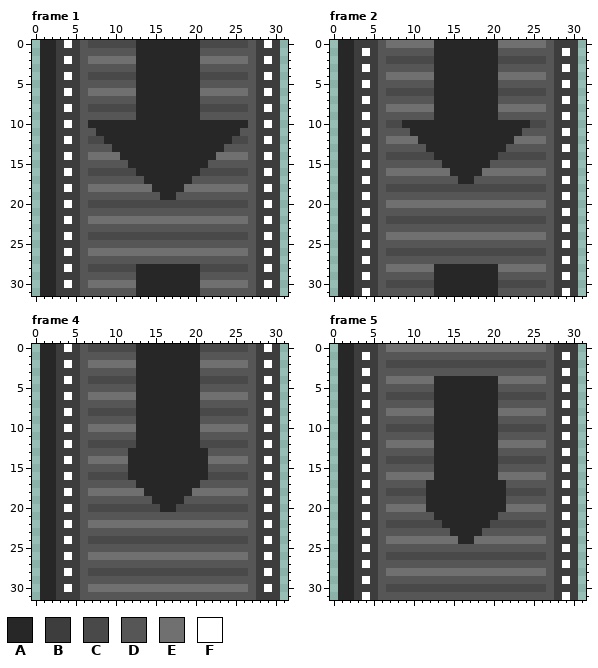
Edited in one commit: pixel-art file (Assets/Sprites/Conveyors/down conv.aseprite). Above is the file before it was changed.
32x32 pixels, 10 frames. Shown: frame 1, frame 2, frame 4, frame 5. The commit also changed other frames, which this record leaves out.
Visible layers, top first: "Layer 7", "Layer 6".
Palette (. is transparent): A #272727  B #3d3d3d  C #494949  D #565656  E #707070  F #ffffff
Pixels before, frame 1, first column x 1:
 0 AABFBDCCCCCCAAAAAAAACCCCCCDBFB
 1 AABBBDDDDDDDAAAAAAAADDDDDDDBBB
 2 AABFBDEEEEEEAAAAAAAAEEEEEEDBFB
 3 AABBBDDDDDDDAAAAAAAADDDDDDDBBB
 4 AABFBDCCCCCCAAAAAAAACCCCCCDBFB
 5 AABBBDDDDDDDAAAAAAAADDDDDDDBBB
 6 AABFBDEEEEEEAAAAAAAAEEEEEEDBFB
 7 AABBBDDDDDDDAAAAAAAADDDDDDDBBB
 8 AABFBDCCCCCCAAAAAAAACCCCCCDBFB
 9 AABBBDDDDDDDAAAAAAAADDDDDDDBBB
10 AABFBDAAAAAAAAAAAAAAAAAAAADBFB
11 AABBBDDAAAAAAAAAAAAAAAAAADDBBB
12 AABFBDCCAAAAAAAAAAAAAAAACCDBFB
13 AABBBDDDDAAAAAAAAAAAAAADDDDBBB
14 AABFBDEEEEAAAAAAAAAAAAEEEEDBFB
15 AABBBDDDDDDAAAAAAAAAADDDDDDBBB
16 AABFBDCCCCCCAAAAAAAACCCCCCDBFB
17 AABBBDDDDDDDDAAAAAADDDDDDDDBBB
18 AABFBDEEEEEEEEAAAAEEEEEEEEDBFB
19 AABBBDDDDDDDDDDAADDDDDDDDDDBBB
20 AABFBDCCCCCCCCCCCCCCCCCCCCDBFB
21 AABBBDDDDDDDDDDDDDDDDDDDDDDBBB
22 AABFBDEEEEEEEEEEEEEEEEEEEEDBFB
23 AABBBDDDDDDDDDDDDDDDDDDDDDDBBB
24 AABFBDCCCCCCCCCCCCCCCCCCCCDBFB
25 AABBBDDDDDDDDDDDDDDDDDDDDDDBBB
26 AABFBDEEEEEEEEEEEEEEEEEEEEDBFB
27 AABBBDDDDDDDDDDDDDDDDDDDDDDBBB
28 AABFBDCCCCCCAAAAAAAACCCCCCDBFB
29 AABBBDDDDDDDAAAAAAAADDDDDDDBBB
30 AABFBDEEEEEEAAAAAAAAEEEEEEDBFB
31 AABBBDDDDDDDAAAAAAAADDDDDDDBBB
Pixels before, frame 2, first column x 1:
 0 AABBBDEEEEEEAAAAAAAAEEEEEEDBBB
 1 AABFBDDDDDDDAAAAAAAADDDDDDDBFB
 2 AABBBDCCCCCCAAAAAAAACCCCCCDBBB
 3 AABFBDDDDDDDAAAAAAAADDDDDDDBFB
 4 AABBBDEEEEEEAAAAAAAAEEEEEEDBBB
 5 AABFBDDDDDDDAAAAAAAADDDDDDDBFB
 6 AABBBDCCCCCCAAAAAAAACCCCCCDBBB
 7 AABFBDDDDDDDAAAAAAAADDDDDDDBFB
 8 AABBBDEEEEEEAAAAAAAAEEEEEEDBBB
 9 AABFBDDDDDDDAAAAAAAADDDDDDDBFB
10 AABBBDCCAAAAAAAAAAAAAAAACCDBBB
11 AABFBDDDDAAAAAAAAAAAAAADDDDBFB
12 AABBBDEEEEAAAAAAAAAAAAEEEEDBBB
13 AABFBDDDDDDAAAAAAAAAADDDDDDBFB
14 AABBBDCCCCCCAAAAAAAACCCCCCDBBB
15 AABFBDDDDDDDDAAAAAADDDDDDDDBFB
16 AABBBDEEEEEEEEAAAAEEEEEEEEDBBB
17 AABFBDDDDDDDDDDAADDDDDDDDDDBFB
18 AABBBDCCCCCCCCCCCCCCCCCCCCDBBB
19 AABFBDDDDDDDDDDDDDDDDDDDDDDBFB
20 AABBBDEEEEEEEEEEEEEEEEEEEEDBBB
21 AABFBDDDDDDDDDDDDDDDDDDDDDDBFB
22 AABBBDCCCCCCCCCCCCCCCCCCCCDBBB
23 AABFBDDDDDDDDDDDDDDDDDDDDDDBFB
24 AABBBDEEEEEEEEEEEEEEEEEEEEDBBB
25 AABFBDDDDDDDDDDDDDDDDDDDDDDBFB
26 AABBBDCCCCCCCCCCCCCCCCCCCCDBBB
27 AABFBDDDDDDDDDDDDDDDDDDDDDDBFB
28 AABBBDEEEEEEAAAAAAAAEEEEEEDBBB
29 AABFBDDDDDDDAAAAAAAADDDDDDDBFB
30 AABBBDCCCCCCAAAAAAAACCCCCCDBBB
31 AABFBDDDDDDDAAAAAAAADDDDDDDBFB
Pixels before, frame 4, first column x 1:
 0 AABFBDCCCCCCAAAAAAAACCCCCCDBFB
 1 AABBBDDDDDDDAAAAAAAADDDDDDDBBB
 2 AABFBDEEEEEEAAAAAAAAEEEEEEDBFB
 3 AABBBDDDDDDDAAAAAAAADDDDDDDBBB
 4 AABFBDCCCCCCAAAAAAAACCCCCCDBFB
 5 AABBBDDDDDDDAAAAAAAADDDDDDDBBB
 6 AABFBDEEEEEEAAAAAAAAEEEEEEDBFB
 7 AABBBDDDDDDDAAAAAAAADDDDDDDBBB
 8 AABFBDCCCCCCAAAAAAAACCCCCCDBFB
 9 AABBBDDDDDDDAAAAAAAADDDDDDDBBB
10 AABFBDEEEEEEAAAAAAAAEEEEEEDBFB
11 AABBBDDDDDDDAAAAAAAADDDDDDDBBB
12 AABFBDCCCCCCAAAAAAAACCCCCCDBFB
13 AABBBDDDDDDAAAAAAAAAADDDDDDBBB
14 AABFBDEEEEEAAAAAAAAAAEEEEEDBFB
15 AABBBDDDDDDAAAAAAAAAADDDDDDBBB
16 AABFBDCCCCCAAAAAAAAAACCCCCDBFB
17 AABBBDDDDDDDAAAAAAAADDDDDDDBBB
18 AABFBDEEEEEEEAAAAAAEEEEEEEDBFB
19 AABBBDDDDDDDDDAAAADDDDDDDDDBBB
20 AABFBDCCCCCCCCCAACCCCCCCCCDBFB
21 AABBBDDDDDDDDDDDDDDDDDDDDDDBBB
22 AABFBDEEEEEEEEEEEEEEEEEEEEDBFB
23 AABBBDDDDDDDDDDDDDDDDDDDDDDBBB
24 AABFBDCCCCCCCCCCCCCCCCCCCCDBFB
25 AABBBDDDDDDDDDDDDDDDDDDDDDDBBB
26 AABFBDEEEEEEEEEEEEEEEEEEEEDBFB
27 AABBBDDDDDDDDDDDDDDDDDDDDDDBBB
28 AABFBDCCCCCCCCCCCCCCCCCCCCDBFB
29 AABBBDDDDDDDDDDDDDDDDDDDDDDBBB
30 AABFBDEEEEEEEEEEEEEEEEEEEEDBFB
31 AABBBDDDDDDDDDDDDDDDDDDDDDDBBB
Pixels before, frame 5, first column x 1:
 0 AABBBDEEEEEEEEEEEEEEEEEEEEDBBB
 1 AABFBDDDDDDDDDDDDDDDDDDDDDDBFB
 2 AABBBDCCCCCCCCCCCCCCCCCCCCDBBB
 3 AABFBDDDDDDDDDDDDDDDDDDDDDDBFB
 4 AABBBDEEEEEEAAAAAAAAEEEEEEDBBB
 5 AABFBDDDDDDDAAAAAAAADDDDDDDBFB
 6 AABBBDCCCCCCAAAAAAAACCCCCCDBBB
 7 AABFBDDDDDDDAAAAAAAADDDDDDDBFB
 8 AABBBDEEEEEEAAAAAAAAEEEEEEDBBB
 9 AABFBDDDDDDDAAAAAAAADDDDDDDBFB
10 AABBBDCCCCCCAAAAAAAACCCCCCDBBB
11 AABFBDDDDDDDAAAAAAAADDDDDDDBFB
12 AABBBDEEEEEEAAAAAAAAEEEEEEDBBB
13 AABFBDDDDDDDAAAAAAAADDDDDDDBFB
14 AABBBDCCCCCCAAAAAAAACCCCCCDBBB
15 AABFBDDDDDDDAAAAAAAADDDDDDDBFB
16 AABBBDEEEEEEAAAAAAAAEEEEEEDBBB
17 AABFBDDDDDDAAAAAAAAAADDDDDDBFB
18 AABBBDCCCCCAAAAAAAAAACCCCCDBBB
19 AABFBDDDDDDAAAAAAAAAADDDDDDBFB
20 AABBBDEEEEEAAAAAAAAAAEEEEEDBBB
21 AABFBDDDDDDDAAAAAAAADDDDDDDBFB
22 AABBBDCCCCCCCAAAAAACCCCCCCDBBB
23 AABFBDDDDDDDDDAAAADDDDDDDDDBFB
24 AABBBDEEEEEEEEEAAEEEEEEEEEDBBB
25 AABFBDDDDDDDDDDDDDDDDDDDDDDBFB
26 AABBBDCCCCCCCCCCCCCCCCCCCCDBBB
27 AABFBDDDDDDDDDDDDDDDDDDDDDDBFB
28 AABBBDEEEEEEEEEEEEEEEEEEEEDBBB
29 AABFBDDDDDDDDDDDDDDDDDDDDDDBFB
30 AABBBDCCCCCCCCCCCCCCCCCCCCDBBB
31 AABFBDDDDDDDDDDDDDDDDDDDDDDBFB
The result:
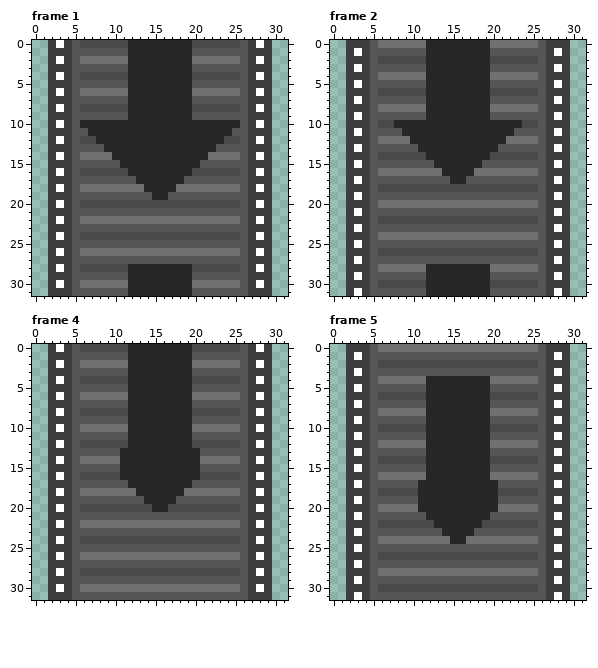
The exact change:
Changed rows in their new state; - is an unchanged pixel.
Frame 1, layers "Layer 7", "Layer 6":
first column x 1:
 0 .BFBDC-----A-------C-----DBFB.
 1 .B--D------A-------D------B--.
 2 .BFBDE-----A-------E-----DBFB.
 3 .B--D------A-------D------B--.
 4 .BFBDC-----A-------C-----DBFB.
 5 .B--D------A-------D------B--.
 6 .BFBDE-----A-------E-----DBFB.
 7 .B--D------A-------D------B--.
 8 .BFBDC-----A-------C-----DBFB.
 9 .B--D------A-------D------B--.
10 .BFBDA-------------------DBFB.
11 .B--D-A-----------------D-B--.
12 .BFBDC-A---------------C-DBFB.
13 .B--D---A-------------D---B--.
14 .BFBDE---A-----------E---DBFB.
15 .B--D-----A---------D-----B--.
16 .BFBDC-----A-------C-----DBFB.
17 .B--D-------A-----D-------B--.
18 .BFBDE-------A---E-------DBFB.
19 .B--D---------A-D---------B--.
20 .BFBDC-------------------DBFB.
21 .B--D---------------------B--.
22 .BFBDE-------------------DBFB.
23 .B--D---------------------B--.
24 .BFBDC-------------------DBFB.
25 .B--D---------------------B--.
26 .BFBDE-------------------DBFB.
27 .B--D---------------------B--.
28 .BFBDC-----A-------C-----DBFB.
29 .B--D------A-------D------B--.
30 .BFBDE-----A-------E-----DBFB.
31 .B--D------A-------D------B--.
Frame 2, layers "Layer 7", "Layer 6":
first column x 1:
 0 .B--DE-----A-------E-----DB--.
 1 .BFBD------A-------D------BFB.
 2 .B--DC-----A-------C-----DB--.
 3 .BFBD------A-------D------BFB.
 4 .B--DE-----A-------E-----DB--.
 5 .BFBD------A-------D------BFB.
 6 .B--DC-----A-------C-----DB--.
 7 .BFBD------A-------D------BFB.
 8 .B--DE-----A-------E-----DB--.
 9 .BFBD------A-------D------BFB.
10 .B--DC-A---------------C-DB--.
11 .BFBD---A-------------D---BFB.
12 .B--DE---A-----------E---DB--.
13 .BFBD-----A---------D-----BFB.
14 .B--DC-----A-------C-----DB--.
15 .BFBD-------A-----D-------BFB.
16 .B--DE-------A---E-------DB--.
17 .BFBD---------A-D---------BFB.
18 .B--DC-------------------DB--.
19 .BFBD---------------------BFB.
20 .B--DE-------------------DB--.
21 .BFBD---------------------BFB.
22 .B--DC-------------------DB--.
23 .BFBD---------------------BFB.
24 .B--DE-------------------DB--.
25 .BFBD---------------------BFB.
26 .B--DC-------------------DB--.
27 .BFBD---------------------BFB.
28 .B--DE-----A-------E-----DB--.
29 .BFBD------A-------D------BFB.
30 .B--DC-----A-------C-----DB--.
31 .BFBD------A-------D------BFB.
Frame 4, layers "Layer 7", "Layer 6":
first column x 1:
 0 .BFBDC-----A-------C-----DBFB.
 1 .B--D------A-------D------B--.
 2 .BFBDE-----A-------E-----DBFB.
 3 .B--D------A-------D------B--.
 4 .BFBDC-----A-------C-----DBFB.
 5 .B--D------A-------D------B--.
 6 .BFBDE-----A-------E-----DBFB.
 7 .B--D------A-------D------B--.
 8 .BFBDC-----A-------C-----DBFB.
 9 .B--D------A-------D------B--.
10 .BFBDE-----A-------E-----DBFB.
11 .B--D------A-------D------B--.
12 .BFBDC-----A-------C-----DBFB.
13 .B--D-----A---------D-----B--.
14 .BFBDE----A---------E----DBFB.
15 .B--D-----A---------D-----B--.
16 .BFBDC----A---------C----DBFB.
17 .B--D------A-------D------B--.
18 .BFBDE------A-----E------DBFB.
19 .B--D--------A---D--------B--.
20 .BFBDC--------A-C--------DBFB.
21 .B--D---------------------B--.
22 .BFBDE-------------------DBFB.
23 .B--D---------------------B--.
24 .BFBDC-------------------DBFB.
25 .B--D---------------------B--.
26 .BFBDE-------------------DBFB.
27 .B--D---------------------B--.
28 .BFBDC-------------------DBFB.
29 .B--D---------------------B--.
30 .BFBDE-------------------DBFB.
31 .B--D---------------------B--.
Frame 5, layers "Layer 7", "Layer 6":
first column x 1:
 0 .B--DE-------------------DB--.
 1 .BFBD---------------------BFB.
 2 .B--DC-------------------DB--.
 3 .BFBD---------------------BFB.
 4 .B--DE-----A-------E-----DB--.
 5 .BFBD------A-------D------BFB.
 6 .B--DC-----A-------C-----DB--.
 7 .BFBD------A-------D------BFB.
 8 .B--DE-----A-------E-----DB--.
 9 .BFBD------A-------D------BFB.
10 .B--DC-----A-------C-----DB--.
11 .BFBD------A-------D------BFB.
12 .B--DE-----A-------E-----DB--.
13 .BFBD------A-------D------BFB.
14 .B--DC-----A-------C-----DB--.
15 .BFBD------A-------D------BFB.
16 .B--DE-----A-------E-----DB--.
17 .BFBD-----A---------D-----BFB.
18 .B--DC----A---------C----DB--.
19 .BFBD-----A---------D-----BFB.
20 .B--DE----A---------E----DB--.
21 .BFBD------A-------D------BFB.
22 .B--DC------A-----C------DB--.
23 .BFBD--------A---D--------BFB.
24 .B--DE--------A-E--------DB--.
25 .BFBD---------------------BFB.
26 .B--DC-------------------DB--.
27 .BFBD---------------------BFB.
28 .B--DE-------------------DB--.
29 .BFBD---------------------BFB.
30 .B--DC-------------------DB--.
31 .BFBD---------------------BFB.
Boxes around the changes in both pictures, in picture pixels (x1, y1, x2, y2):
changed: (40, 40, 280, 296)
changed: (338, 40, 578, 296)
changed: (40, 344, 280, 600)
changed: (338, 344, 578, 600)
